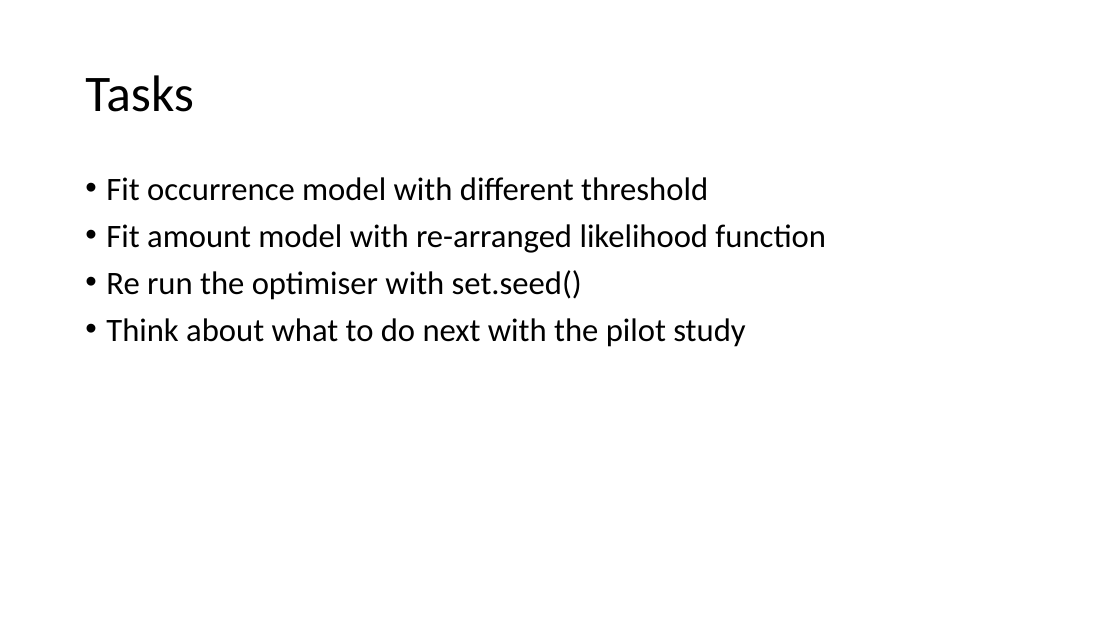
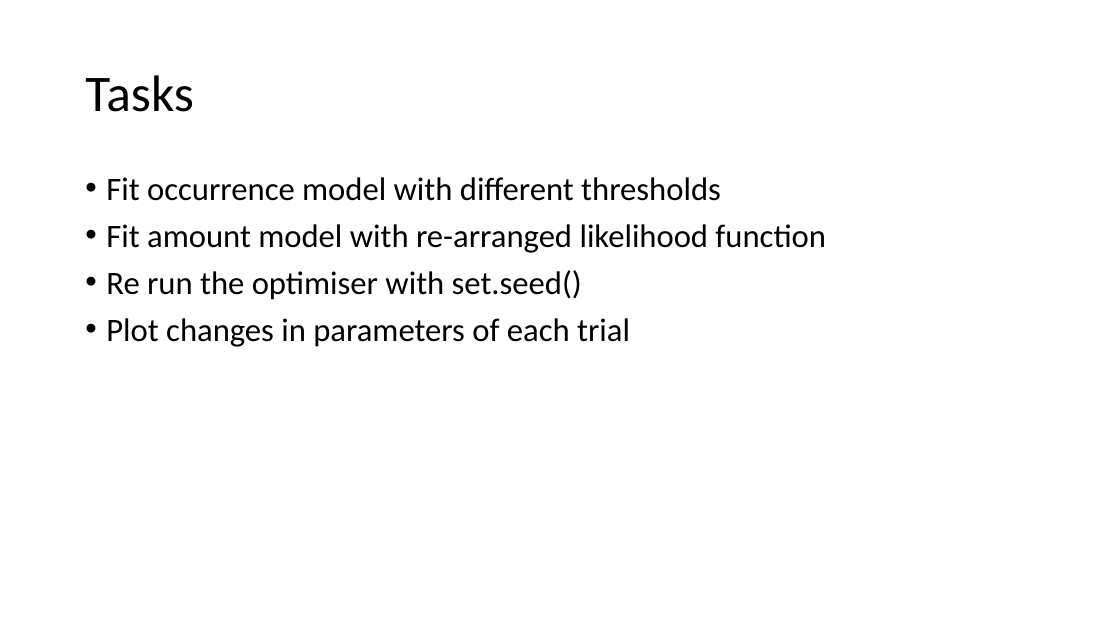
Before and after one commit to thienhuytruongnguyen/PilotStudy01, a slide deck: slide 2 of Meeting 29.pptx. Drawn at 1120x630 pixels with LibreOffice and Linux fonts; fonts in the diff are those of the drawing. Boxes give left, top, right and bottom in pixels: in the first picture for what was removed or moved away, otherwise in the second. Text is boxed around its words. In the diff, an @@ line names an element or a change of style, - is before the commit and + after.

```diff
--- a/Meeting 29.pptx
+++ b/Meeting 29.pptx
@@ text at [106, 177, 721, 201]: text changed @@
-• Fit occurrence model with different threshold
+• Fit occurrence model with different thresholds
@@ text at [106, 318, 630, 347]: text changed @@
-• Think about what to do next with the pilot study
+• Plot changes in parameters of each trial
```
Also in this commit, not shown: 1 slide added, 2 slides removed, 3 other files.
